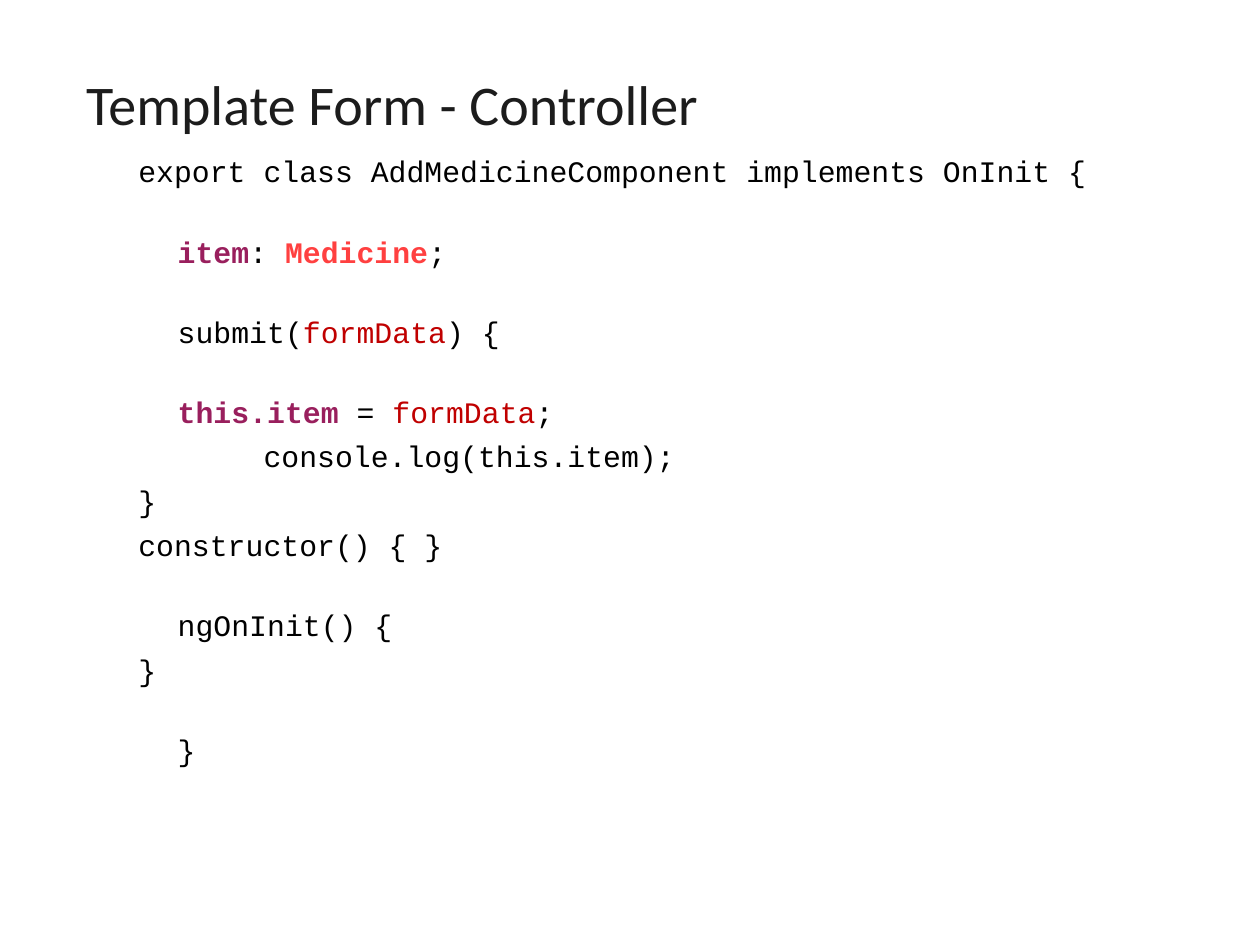
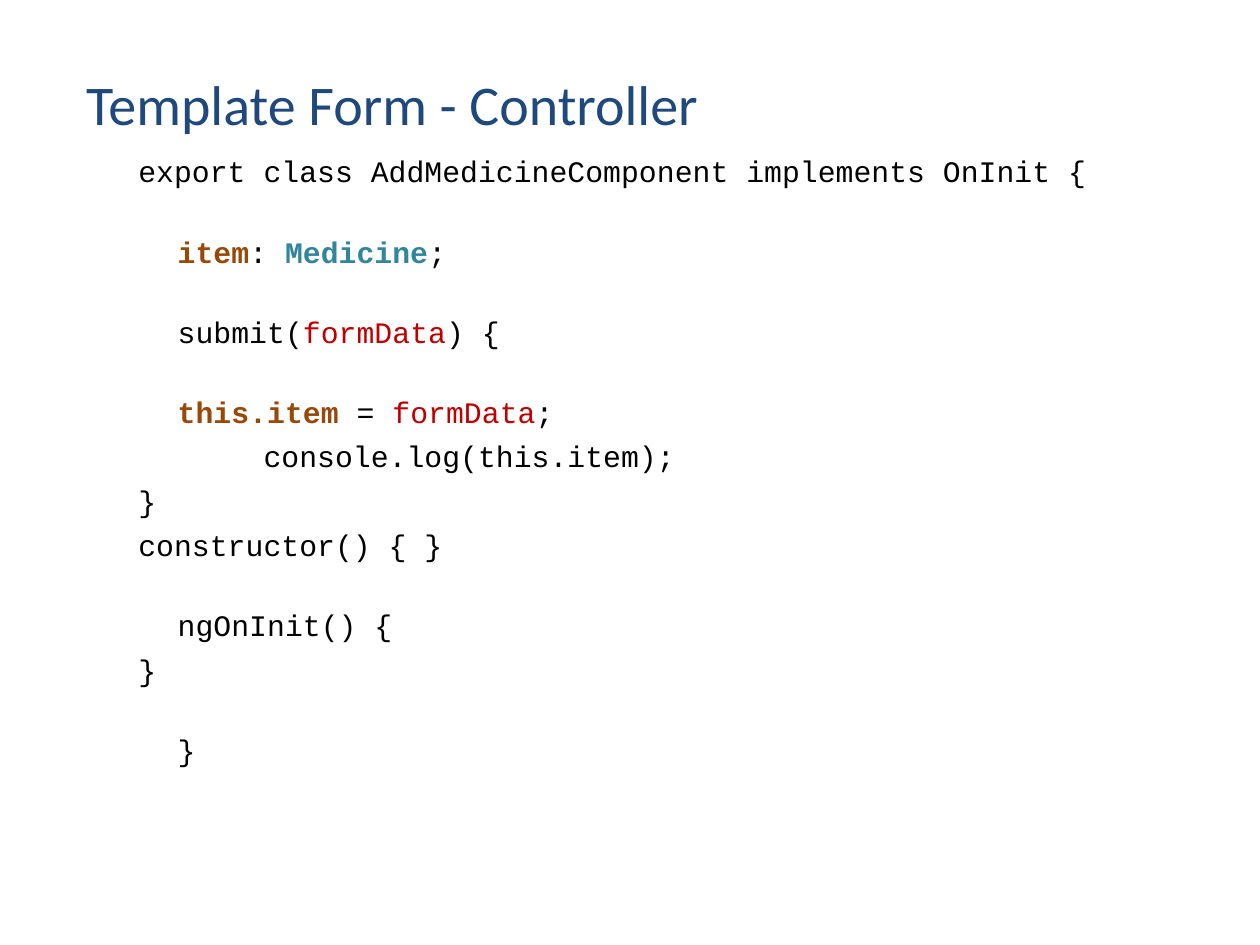
Before and after one commit to vishnumvn/AngularJS_Tut, a slide deck: slide 10 of Materials/Angular_Module02.ppt. Drawn at 1260x945 pixels with LibreOffice and Linux fonts; fonts in the diff are those of the drawing. Boxes give left, top, right and bottom in pixels: in the first picture for what was removed or moved away, otherwise in the second. Text is boxed around its words. In the diff, an @@ line names an element or a change of style, - is before the commit and + after.

```diff
--- a/Materials/Angular_Module02.ppt
+++ b/Materials/Angular_Module02.ppt
@@ title "Template Form - Controller" at [86, 86, 697, 134]: text colour #1C1C1C to #1F497D @@
@@ text at [178, 241, 553, 429]: text colour #991F5D to #984807 in "item:", "this.item"; text colour #FF4040 to #31859C in "Medicine;" @@
```
Also in this commit, not shown: 116 other slides changed, 57 other files.
